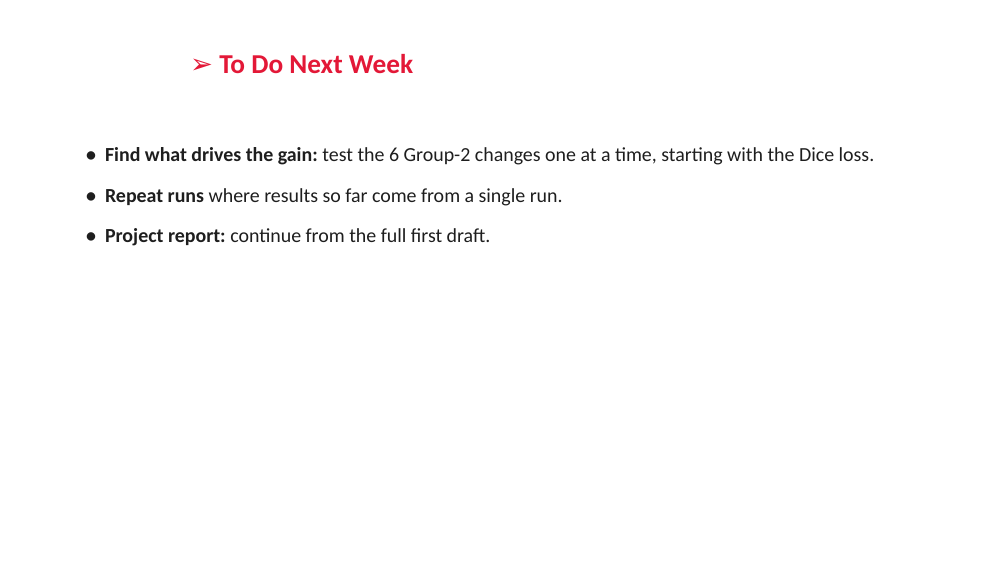
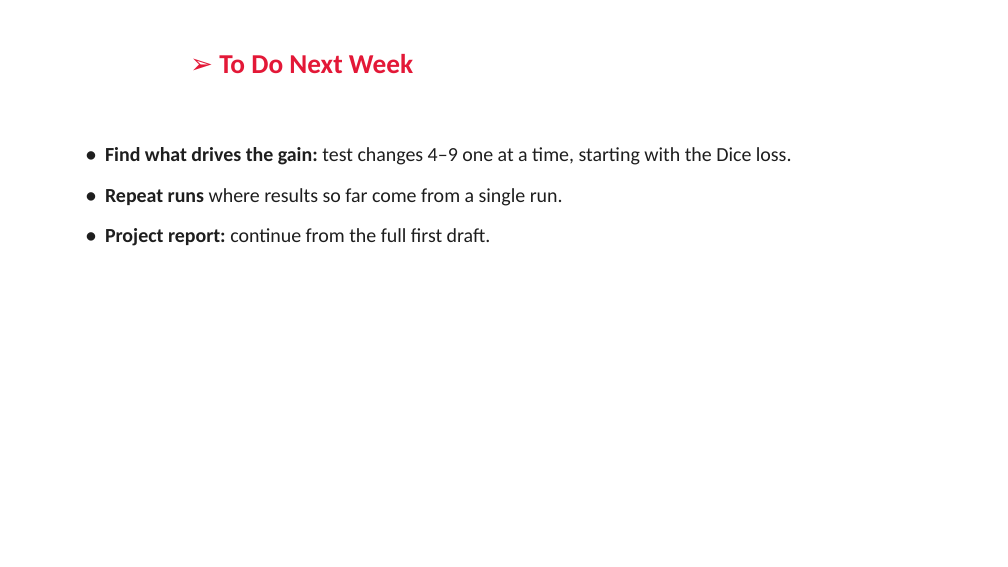
Before and after one commit to RonakSinghRaina/MP, a slide deck: slide 11 of Weekly_Report_Hybrid_DiL_Lab.pptx (slide 9 before the commit). Drawn at 1008x567 pixels with LibreOffice and Linux fonts; fonts in the diff are those of the drawing; background and template pictures are left out. Boxes give left, top, right and bottom in pixels: in the first picture for what was removed or moved away, otherwise in the second. Text is boxed around its words. In the diff, an @@ line names an element or a change of style, - is before the commit and + after.

```diff
--- a/Weekly_Report_Hybrid_DiL_Lab.pptx
+++ b/Weekly_Report_Hybrid_DiL_Lab.pptx
@@ text at (105,147,792,165): text changed @@
-• Find what drives the gain: test the 6 Group-2 changes one at a time, starting with the Dice loss.
+• Find what drives the gain: test changes 4–9 one at a time, starting with the Dice loss.
```
Also in this commit, not shown: 5 other slides changed, 3 slides added, 1 slide removed, 2 other files.
